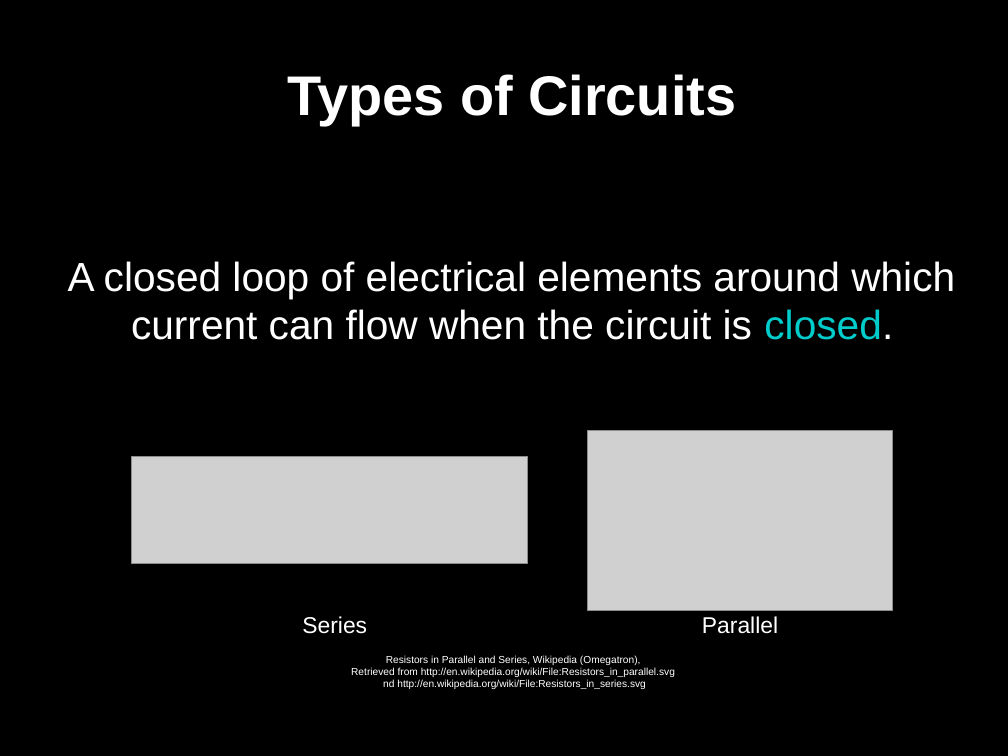
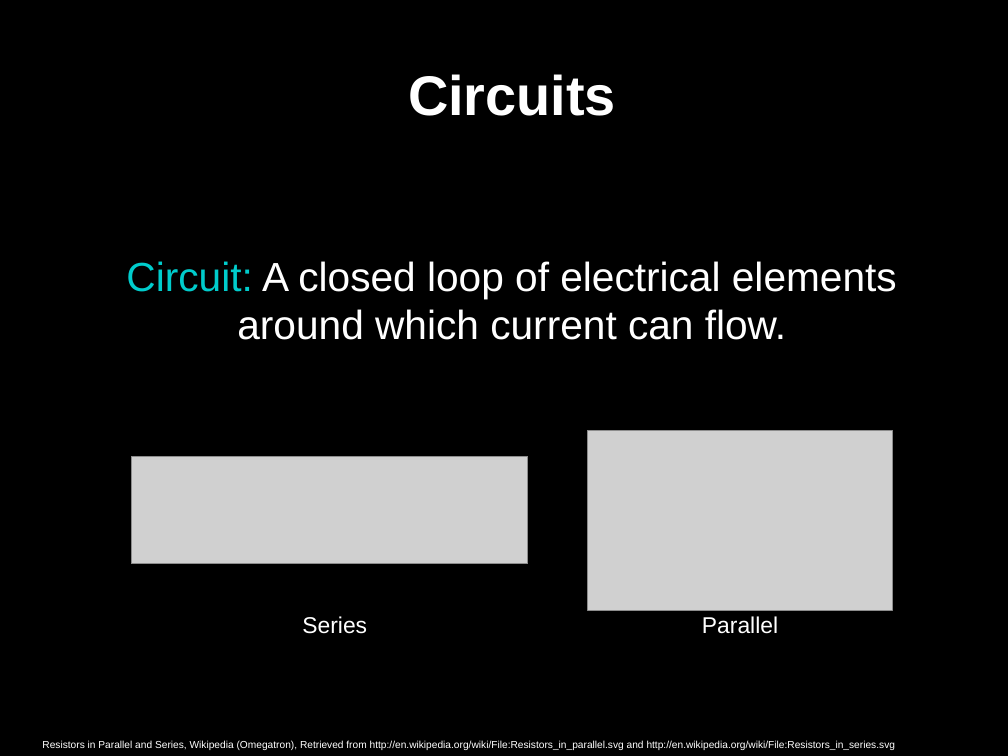
Before and after one commit to gaudeon/rpi_gpio_overview, a slide deck: slide 14 of slides/RPi GPIO Overview.odp. Drawn at 1008x756 pixels with LibreOffice and Linux fonts; fonts in the diff are those of the drawing; grey boxes stand for pictures. Boxes give left, top, right and bottom in pixels: in the first picture for what was removed or moved away, otherwise in the second. Text is boxed around its words. In the diff, an @@ line names an element or a change of style, - is before the commit and + after.

```diff
--- a/slides/RPi GPIO Overview.odp
+++ b/slides/RPi GPIO Overview.odp
@@ title at box(408, 74, 616, 116): text changed @@
-Types of Circuits
+Circuits
@@ text at box(126, 261, 897, 340): text changed @@
-A closed loop of electrical elements around which current can flow when the circuit is closed.
+Circuit: A closed loop of electrical elements around which current can flow.
@@ text at box(42, 740, 895, 750): text changed @@
-Resistors in Parallel and Series, Wikipedia (Omegatron),
-Retrieved from http://en.wikipedia.org/wiki/File:Resistors_in_parallel.svg
-nd http://en.wikipedia.org/wiki/File:Resistors_in_series.svg
+Resistors in Parallel and Series, Wikipedia (Omegatron), Retrieved from http://en.wikipedia.org/wiki/File:Resistors_in_parallel.svg and http://en.wikipedia.org/wiki/File:Resistors_in_series.svg
```
Also in this commit, not shown: 44 other slides changed, 3 slides added, 8 slides removed.
